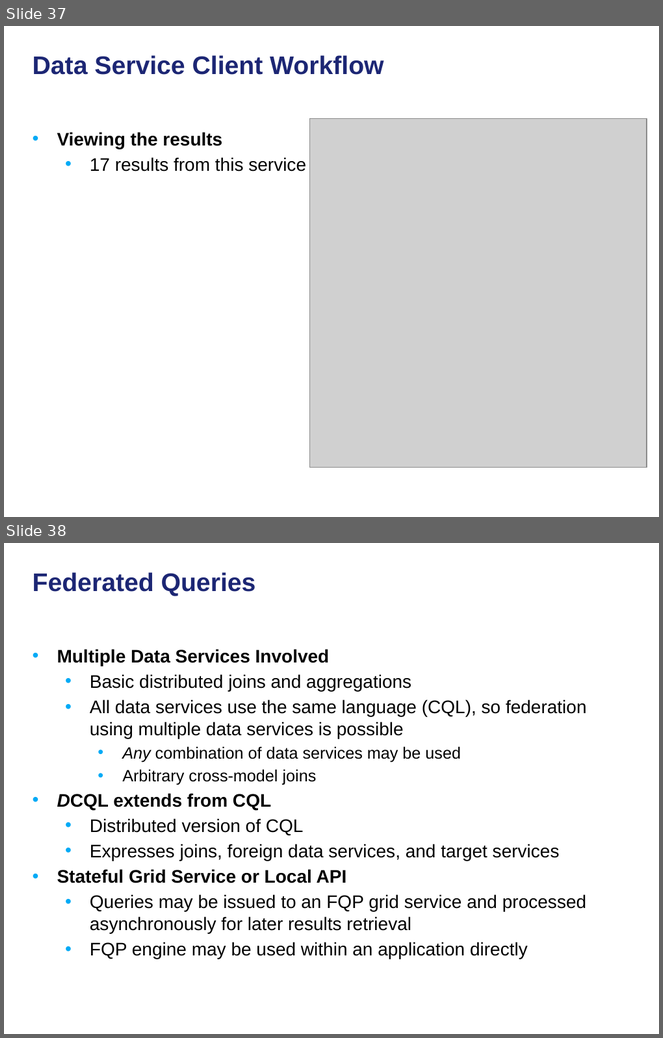
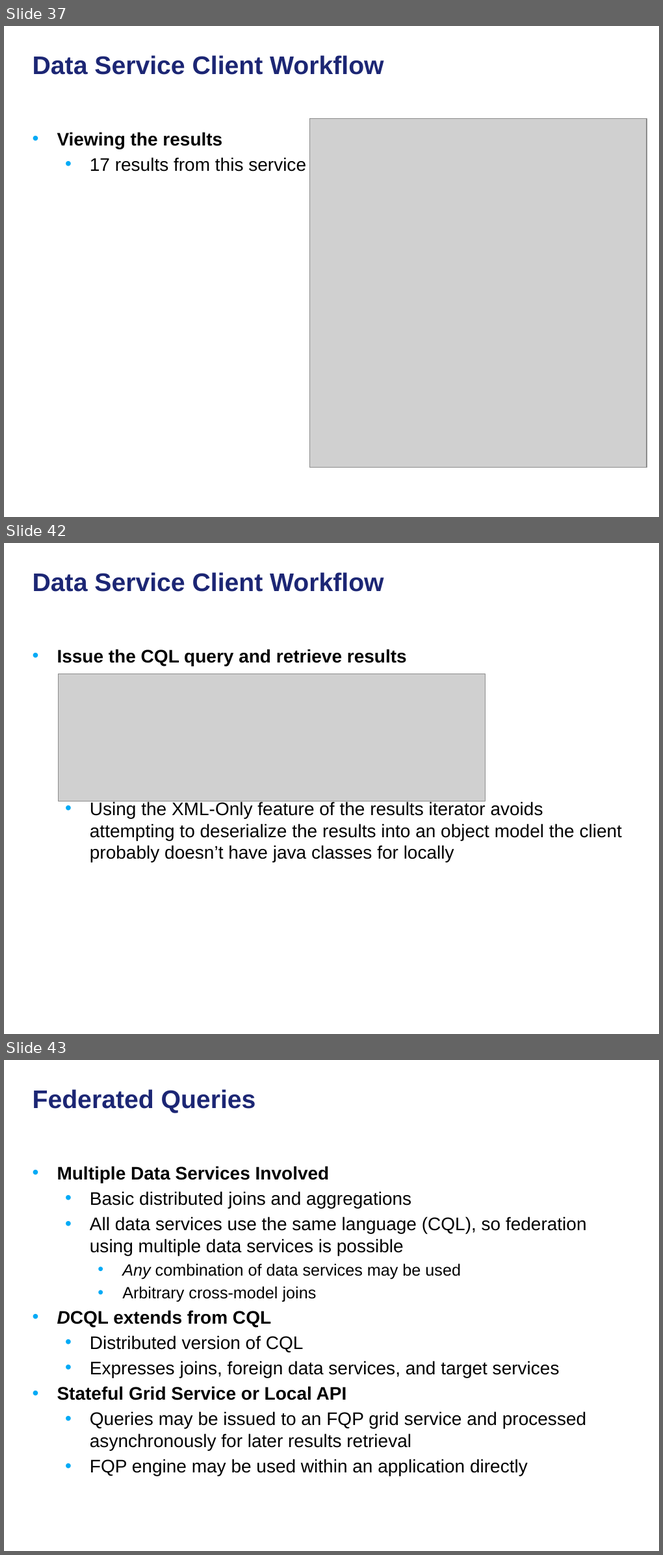
Before and after one commit to NCIP/cagrid-docs, a slide deck: presentations/200906_Novartis/caGrid Data Services.pptx. Shown one above the other, each under a label of ours: slides 37 and 38 before the commit, slides 37, 42 and 43 after it; the slides between them are not shown. The pictures are 663x1038 and 663x1555 pixels, drawn with LibreOffice and Linux fonts; fonts in the diff are those of the drawing; grey boxes stand for pictures; background and template pictures are left out. Boxes give left, top, right and bottom in pixels: in the first picture for what was removed or moved away, otherwise in the second. Text is boxed around its words. In the diff, an @@ line names an element or a change of style, - is before the commit and + after.

```diff
--- a/presentations/200906_Novartis/caGrid Data Services.pptx
+++ b/presentations/200906_Novartis/caGrid Data Services.pptx
@@ slide 42 added at [4, 543, 659, 1034], background picture (left out) @@
@@ title added at [33, 572, 384, 592], 28 pt, text #1C2674, bold @@
+Data Service Client Workflow
@@ text added at [57, 649, 622, 862], 20 pt, text #000000 @@
+• Issue the CQL query and retrieve results
+  • Using the XML-Only feature of the results iterator avoids attempting to deserialize the results into an object model the client probably doesn’t have java classes for locally
@@ picture added at [59, 674, 485, 802] @@
@@ what was slide 38 is now slide 43 @@
```
Also in this commit, not shown: 3 slides changed, 4 other slides added.
